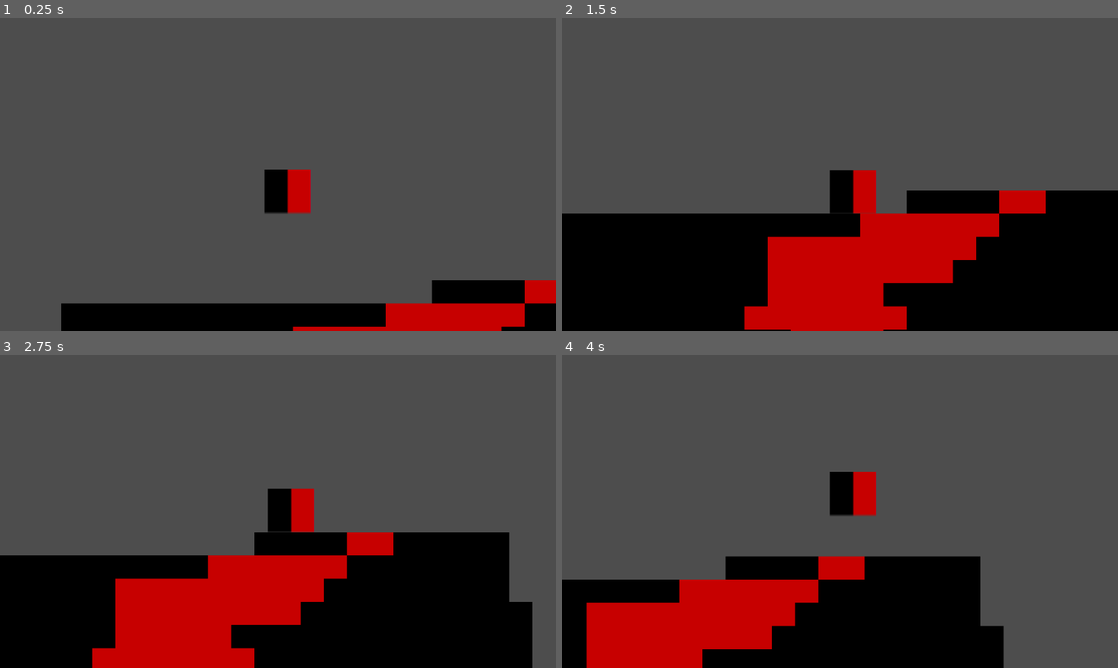
Above: before the commit, frames 1-4 (two rows, left to right).
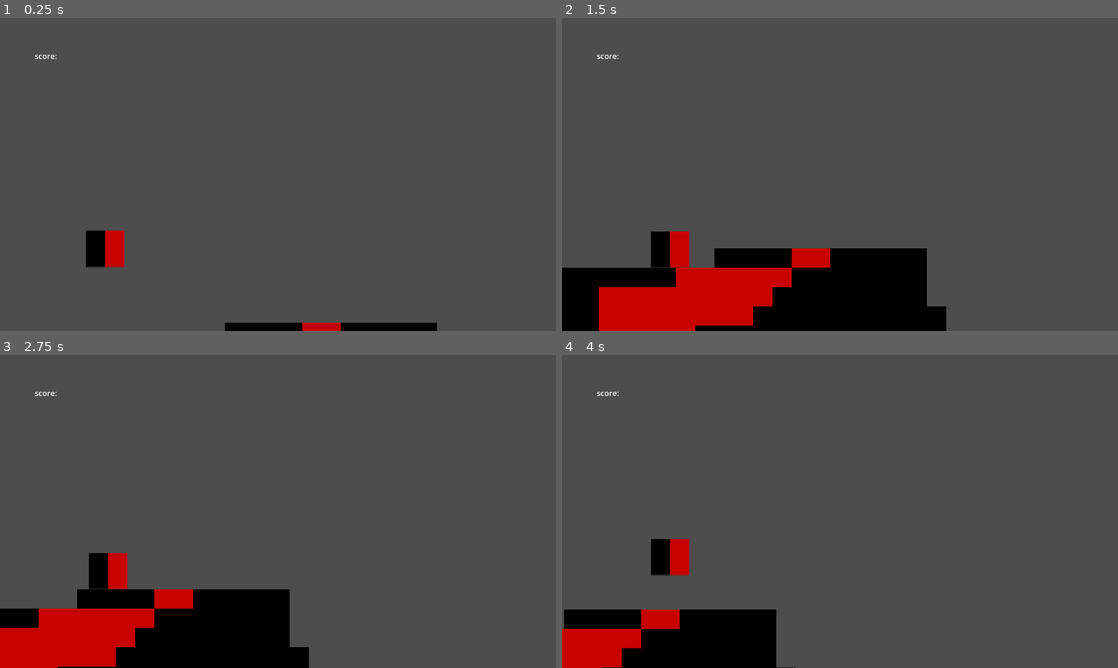
Above: after the commit, the same moments.

Repository: kedrickfudala/SGD-Spooky-Game-Jam
Game: Godot game, scene res://src/game_container.tscn
Same seed, same stepped clock (60 frames per second), same inputs: the game is played once before the commit and once after it.
Inputs:
- Up to frame 1 (0.25 s): no input
- Up to frame 2 (1.5 s): tap Space (jump) at 0.77 s
- Up to frame 3 (2.75 s): tap Space (jump) at 1.52 s
- Up to frame 4 (4 s): tap Space (jump) at 3.02, 3.77 s

The runs differ from the first frame. In frame 1, 11% of the frame differs, in the area x 6-100%, y 11-100%; in frame 2, 36%, in the area x 0-100%, y 11-100%; in frame 3, 34%; in frame 4, 25%.

Commit message:
more stuff

Diff:
--- a/src/player/player.gd
+++ b/src/player/player.gd
@@ -1,5 +1,8 @@
 extends CharacterBody2D
 class_name Player
+
+@onready var player_hud : PackedScene = preload("res://src/ui/player_hud.tscn")
+@onready var player_hud_inst : Object = null
 
 @onready var score : int = 0
 @onready var combo : float = 0.0
@@ -7,6 +10,7 @@
 @onready var jumps : int = 2
 
 func _ready():
+	spawn_player_hud()
 	pass
 
 func _physics_process(delta: float) -> void:
@@ -24,3 +28,7 @@
 	velocity.x = 50
 	velocity.y += 9.8
 	move_and_slide()
+
+func spawn_player_hud():
+	player_hud_inst = player_hud.instantiate()
+	add_child(player_hud_inst)
--- a/src/player/player.tscn
+++ b/src/player/player.tscn
@@ -43,5 +43,6 @@
 shape = SubResource("CircleShape2D_sfnit")
 
 [node name="Camera2D" type="Camera2D" parent="."]
-zoom = Vector2(3, 3)
+offset = Vector2(150, -50)
+zoom = Vector2(2.5, 2.5)
 position_smoothing_enabled = true
--- /dev/null
+++ b/src/ui/player_hud.tscn
@@ -0,0 +1,10 @@
+[gd_scene format=3 uid="uid://bv0jdyu1kanpc"]
+
+[node name="PlayerHud" type="CanvasLayer"]
+
+[node name="Label" type="Label" parent="."]
+offset_left = 72.0
+offset_top = 67.0
+offset_right = 112.0
+offset_bottom = 90.0
+text = "score:"
